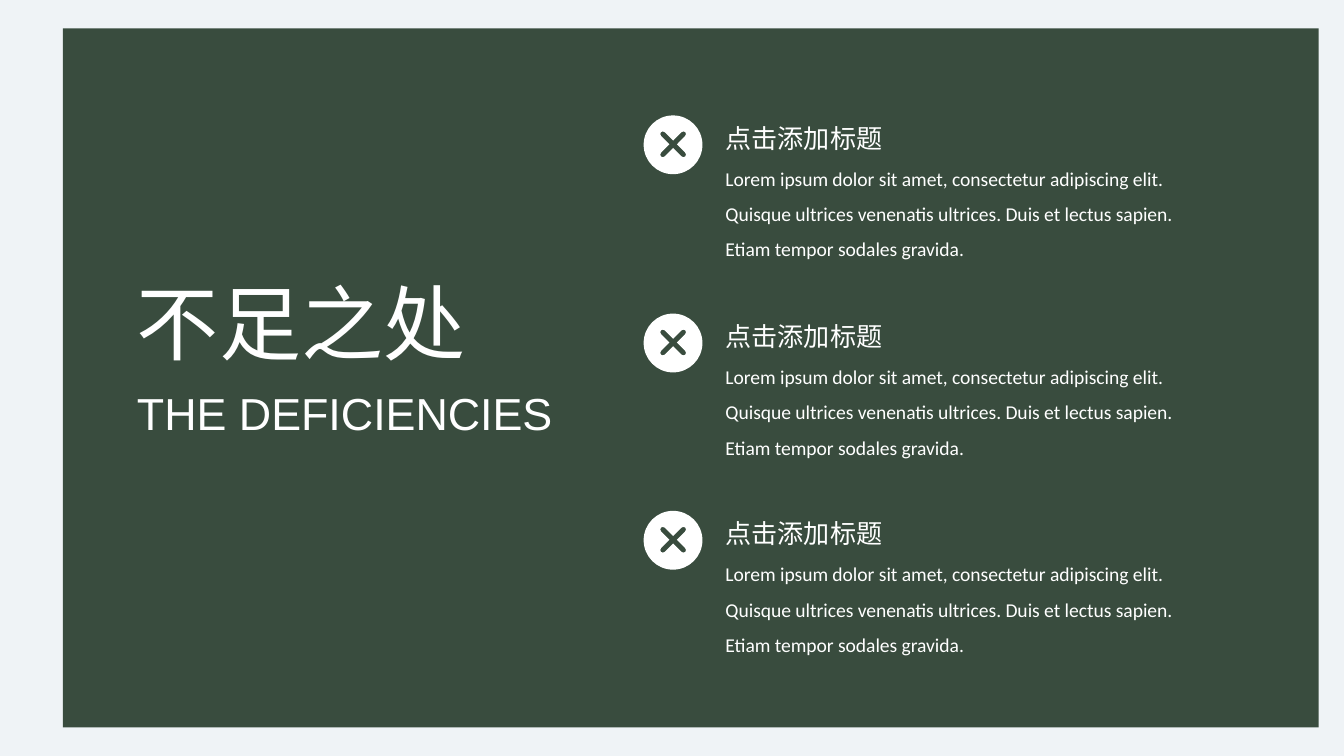
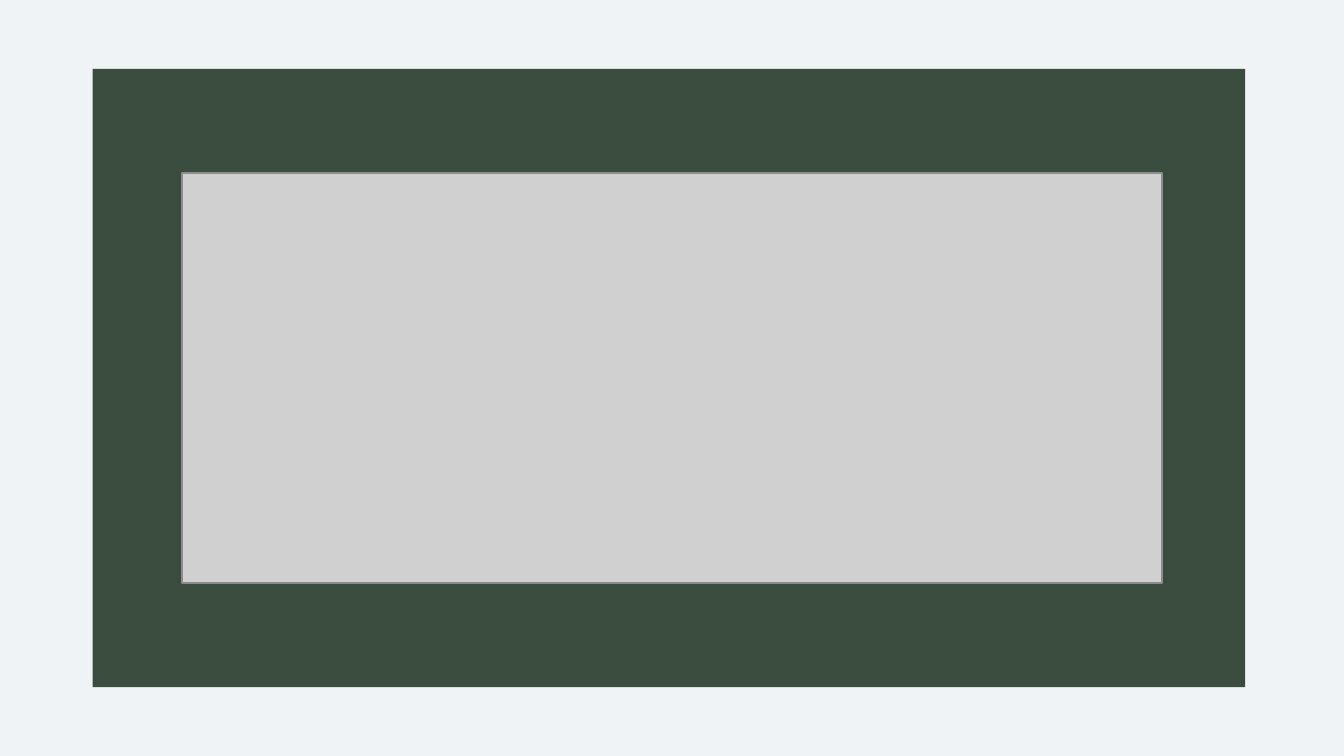
Before and after one commit to HTML-Worker/Design_Pattern_Sharing, a slide deck: slide 18 of doc/设计模式.pptx (slide 16 before the commit). Drawn at 1344x756 pixels with LibreOffice and Linux fonts; fonts in the diff are those of the drawing; grey boxes stand for pictures. Boxes give left, top, right and bottom in pixels: in the first picture for what was removed or moved away, otherwise in the second. Text is boxed around its words. In the diff, an @@ line names an element or a change of style, - is before the commit and + after.

```diff
--- a/doc/设计模式.pptx
+++ b/doc/设计模式.pptx
@@ rectangle: place and size @@
-rectangle at (63,28,1318,727)
+rectangle at (93,69,1246,687)
@@ freeform shape removed at (644,116,703,175) @@
@@ text removed at (725,126,882,150) @@
-点击添加标题
@@ picture added at (181,173,1161,583) @@
@@ text removed at (725,172,1173,260) @@
-Lorem ipsum dolor sit amet, consectetur adipiscing elit. Quisque ultrices venenatis ultrices. Duis et lectus sapien. Etiam tempor sodales gravida.
@@ text removed at (137,285,465,361) @@
-不足之处
@@ freeform shape removed at (644,313,703,372) @@
@@ text removed at (725,324,882,348) @@
-点击添加标题
@@ text removed at (725,370,1173,459) @@
-Lorem ipsum dolor sit amet, consectetur adipiscing elit. Quisque ultrices venenatis ultrices. Duis et lectus sapien. Etiam tempor sodales gravida.
@@ text removed at (137,398,552,431) @@
-THE DEFICIENCIES
@@ freeform shape removed at (644,511,703,570) @@
@@ text removed at (725,521,882,545) @@
-点击添加标题
@@ text removed at (725,567,1173,656) @@
-Lorem ipsum dolor sit amet, consectetur adipiscing elit. Quisque ultrices venenatis ultrices. Duis et lectus sapien. Etiam tempor sodales gravida.
```
Also in this commit, not shown: 6 other slides changed, 16 slides added, 13 slides removed, 1 other file.
